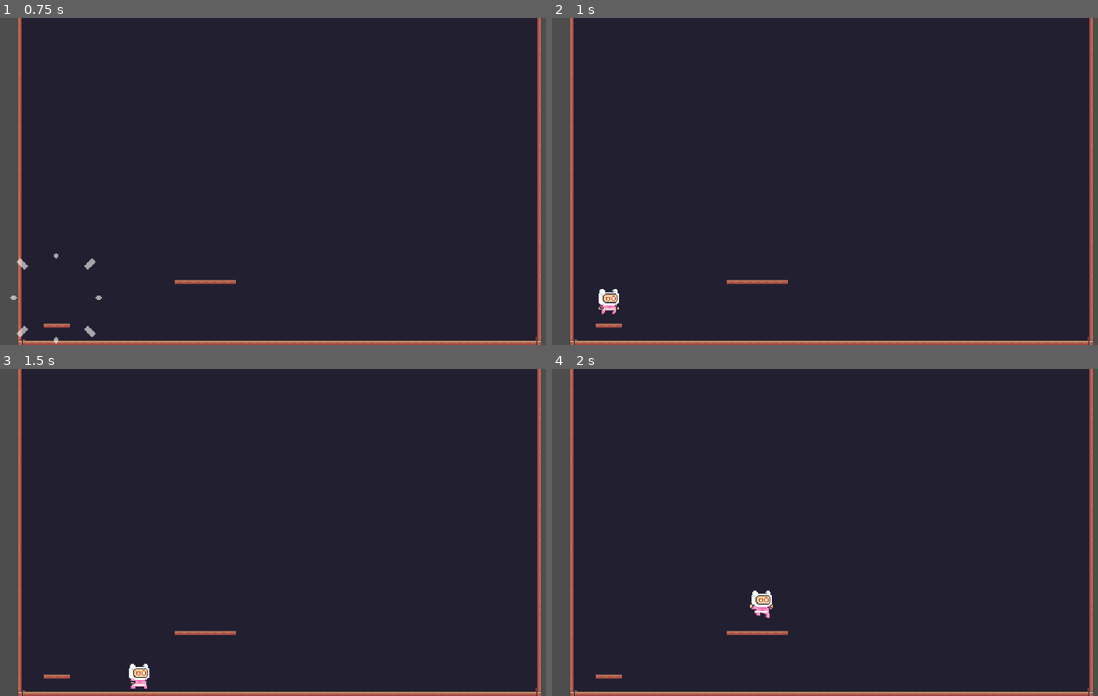
Above: before the commit, frames 1-4 (two rows, left to right).
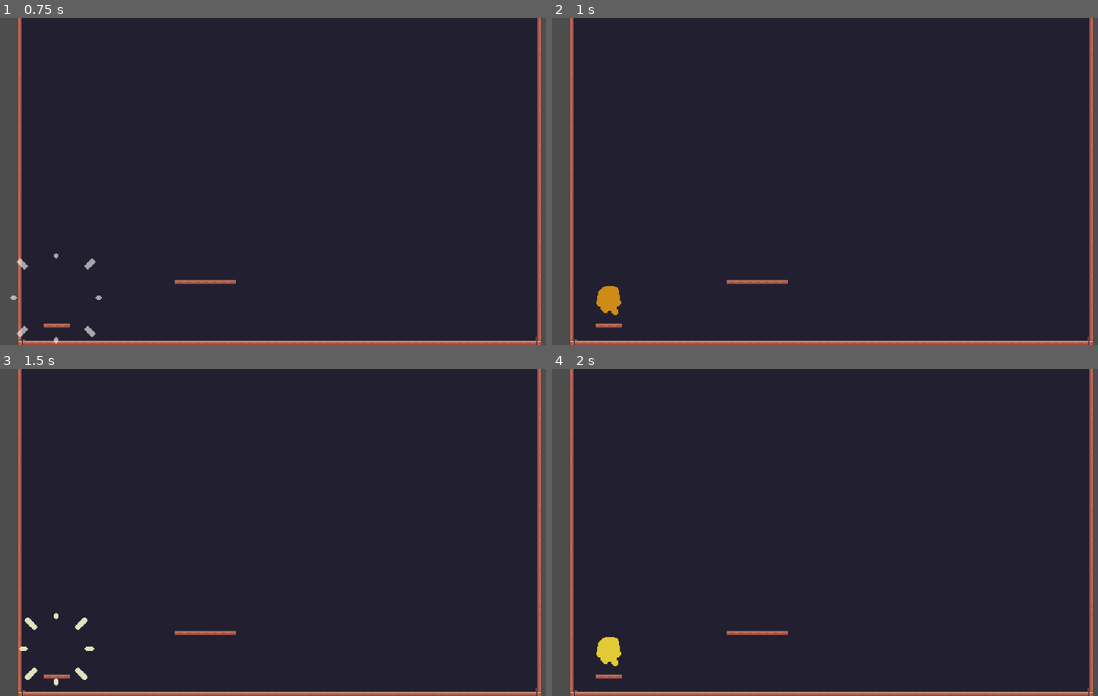
Above: after the commit, the same moments.

Repository: Breno1112/godot_pixel_adventure
Game: Godot game, scene res://scenes/main.tscn
The game is run twice, just before and just after one commit, with the same random seed, the same clock (stepped at 60 frames per second) and the same inputs.
Inputs:
- Up to frame 1 (0.75 s): hold D (right) from 0.53 s (still down); hold Ctrl (run, bound only after the commit) from 0.53 s (still down)
- Up to frame 2 (1 s): keep holding D (right); keep holding Ctrl (run, bound only after the commit); tap Space (jump) at 0.77 s
- Up to frame 3 (1.5 s): keep holding D (right); release Ctrl (run, bound only after the commit) at 1.28 s; tap Shift (run, bound only before the commit) at 1.35 s
- Up to frame 4 (2 s): keep holding D (right); tap Space (jump) at 1.52 s

Frame 1 is identical in both runs. In frame 2, 0.3% of the frame differs, in the area x 8-13%, y 82-91%; in frame 3, 0.5%; in frame 4, 0.5%, in the area x 8-41%, y 67-91%.

Commit message:
adicionando spawn

Diff:
--- a/project.godot
+++ b/project.godot
@@ -44,7 +44,7 @@
 }
 run={
 "deadzone": 0.2,
-"events": [Object(InputEventKey,"resource_local_to_scene":fa …(146 unchanged characters)… se,"keycode":0,"physical_keycode":4194325,"key_label":0,"unicode":0,"location":0,"echo":false,"script":null)
+"events": [Object(InputEventKey,"resource_local_to_scene":fa …(146 unchanged characters)… se,"keycode":0,"physical_keycode":4194326,"key_label":0,"unicode":0,"location":0,"echo":false,"script":null)
 ]
 }
 
--- a/scenes/player.tscn
+++ b/scenes/player.tscn
@@ -10,6 +10,7 @@
 [ext_resource type="Texture2D" uid="uid://c470372vxox71" path="res://assets/sprites/player/Pink Man/Wall Jump (32x32).png" id="7_urp6f"]
 [ext_resource type="Texture2D" uid="uid://cp5mhxefh52u" path="res://assets/sprites/player/Appearing (96x96).png" id="8_y4r1p"]
 [ext_resource type="AudioStream" uid="uid://bit11r5xxjlk" path="res://assets/sounds/male_grunt_jump.wav" id="9_ur7pv"]
+[ext_resource type="AudioStream" uid="uid://bsjpdfempyymo" path="res://assets/sounds/player_spawn.mp3" id="11_d2wvv"]
 
 [sub_resource type="AtlasTexture" id="AtlasTexture_bwjto"]
 atlas = ExtResource("1_1jxqw")
@@ -412,16 +413,17 @@
 script = ExtResource("1_smehm")
 WALK_VELOCITY = 300.0
 JUMP_VELOCITY = -850.0
-MAX_RUN_VELOCITY = 800.0
-RUN_ACCELERATION = 150.0
-SPAWN_ANIMATION_DURATION_SECONDS = 1
+MAX_RUN_VELOCITY = 500.0
+RUN_ACCELERATION = 200.0
+RUN_DEACCELERATION = 200.0
+SPAWN_ANIMATION_DURATION_SECONDS = 2
 
 [node name="AnimatedSprite2D" type="AnimatedSprite2D" parent="." unique_id=751301151]
 texture_filter = 1
 sprite_frames = SubResource("SpriteFrames_tw8ou")
 animation = &"spawn"
 autoplay = "idle"
-frame_progress = 0.3742896
+frame_progress = 0.40402466
 
 [node name="CollisionShape2D" type="CollisionShape2D" parent="." unique_id=1430295491]
 position = Vector2(0.5, 3.5)
@@ -429,3 +431,6 @@
 
 [node name="JumpSound" type="AudioStreamPlayer2D" parent="." unique_id=916111881]
 stream = ExtResource("9_ur7pv")
+
+[node name="SpawnSound" type="AudioStreamPlayer2D" parent="." unique_id=2026347722]
+stream = ExtResource("11_d2wvv")
--- a/scripts/player.gd
+++ b/scripts/player.gd
@@ -2,6 +2,7 @@
 
 @onready var animated_sprite_2d: AnimatedSprite2D = $AnimatedSprite2D
 @onready var jump_sound: AudioStreamPlayer2D = $JumpSound
+@onready var spawn_sound: AudioStreamPlayer2D = $SpawnSound
 
 @export var WALK_VELOCITY: float = 150.0
 @export var JUMP_VELOCITY: float = -400.0
@@ -22,8 +23,9 @@
 func spawn_player():
 	can_control = false
 	animated_sprite_2d.play("spawn")
+	spawn_sound.play()
 	print("animation started")
-	await get_tree().create_timer(SPAWN_ANIMATION_DURATION_SECONDS).timeout
+	await get_tree().create_timer(SPAWN_ANIMATION_DURATION_SECONDS) .timeout
 	animated_sprite_2d.stop()
 	animated_sprite_2d.play("idle")
 	can_control = true
Not shown, added: assets/sounds/player_spawn.mp3.import
Not shown, added: assets/sounds/player_spawn.mp3
